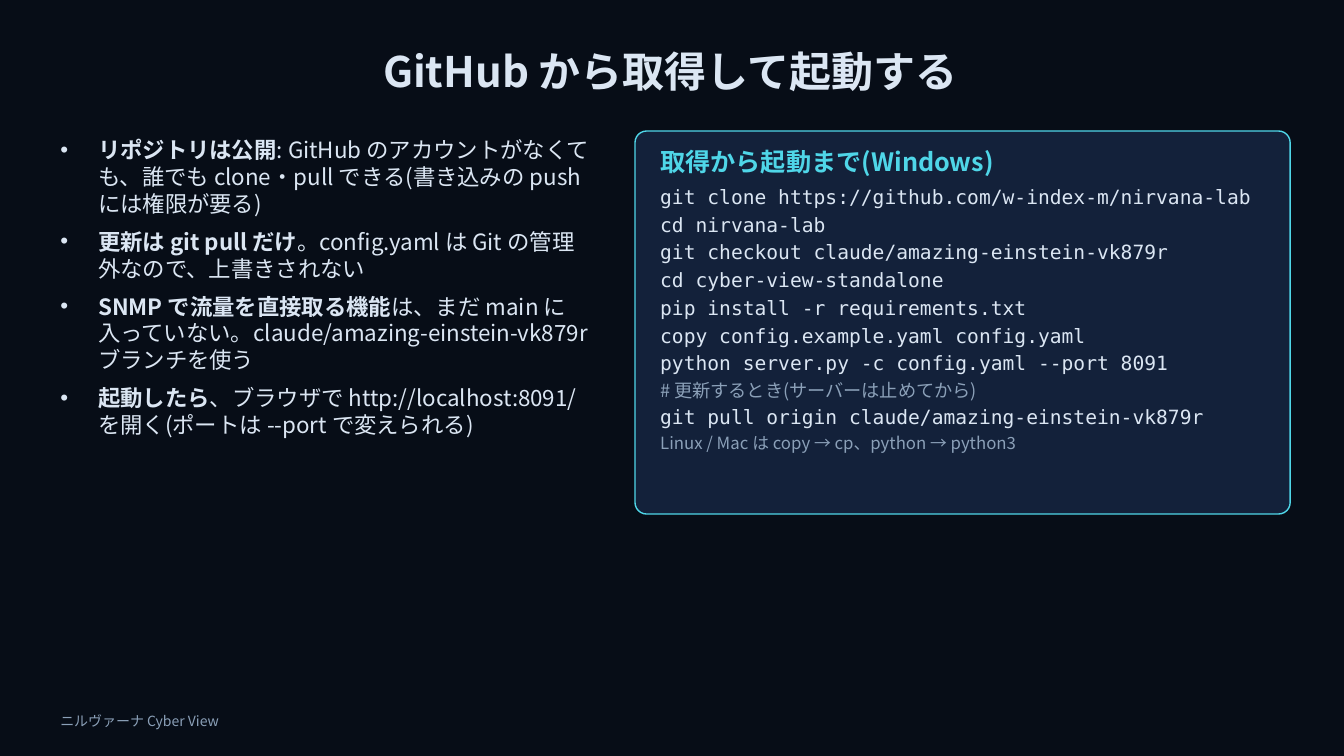
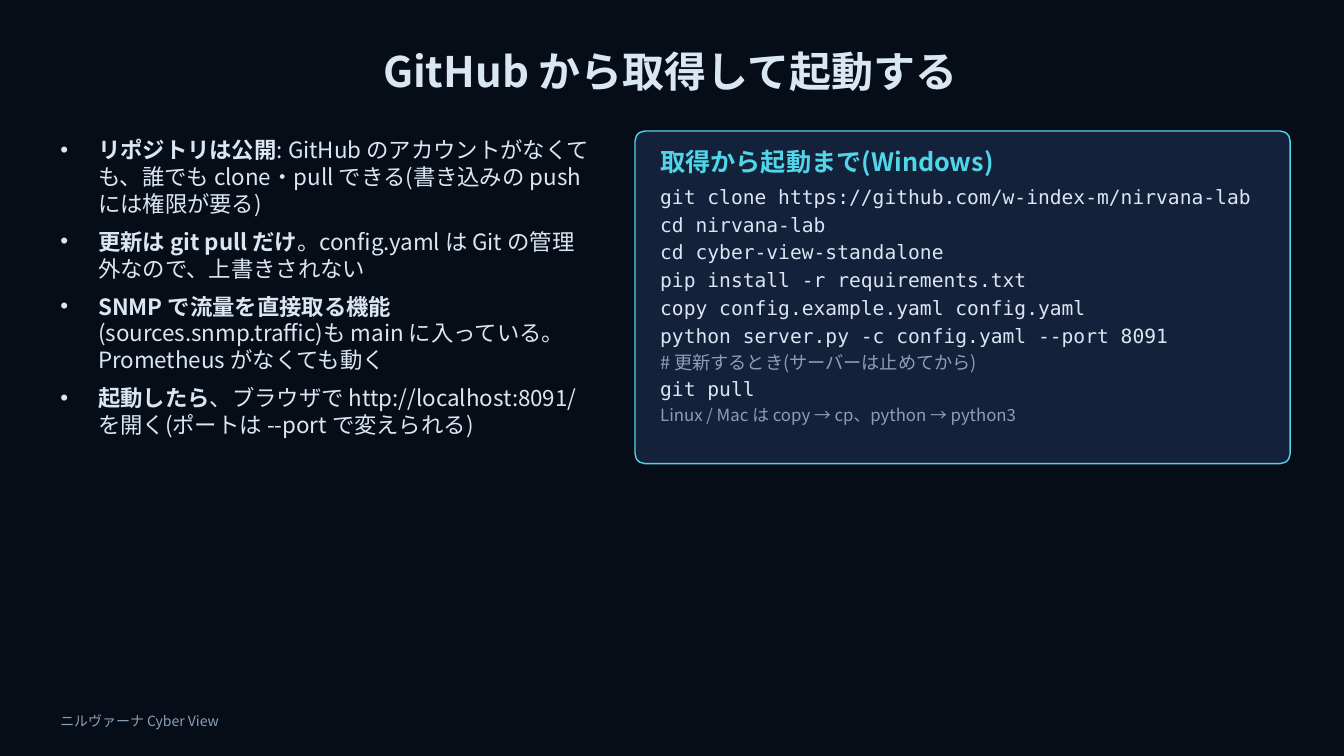
Before and after one commit to w-index-m/network-lab-emulator, a slide deck: slide 7 of docs/nirvana-introduction-v2.pptx. Drawn at 1344x756 pixels with LibreOffice and Linux fonts; fonts in the diff are those of the drawing; background and template pictures are left out. Boxes give left, top, right and bottom in pixels: in the first picture for what was removed or moved away, otherwise in the second. Text is boxed around its words. In the diff, an @@ line names an element or a change of style, - is before the commit and + after.

```diff
--- a/docs/nirvana-introduction-v2.pptx
+++ b/docs/nirvana-introduction-v2.pptx
@@ rounded rectangle: place and size @@
-rounded rectangle at box(635, 131, 1291, 514)
+rounded rectangle at box(635, 131, 1291, 464)
@@ text at box(660, 244, 1168, 263): paragraph removed @@
-git checkout claude/amazing-einstein-vk879r
@@ text at box(98, 296, 564, 370): text changed @@
-• SNMP で流量を直接取る機能は、まだ main に入っていない。claude/amazing-einstein-vk879r ブランチを使う
+• SNMP で流量を直接取る機能(sources.snmp.traffic)も main に入っている。Prometheus がなくても動く
@@ text at box(660, 381, 754, 400): text changed @@
-git pull origin claude/amazing-einstein-vk879r
+git pull
```
